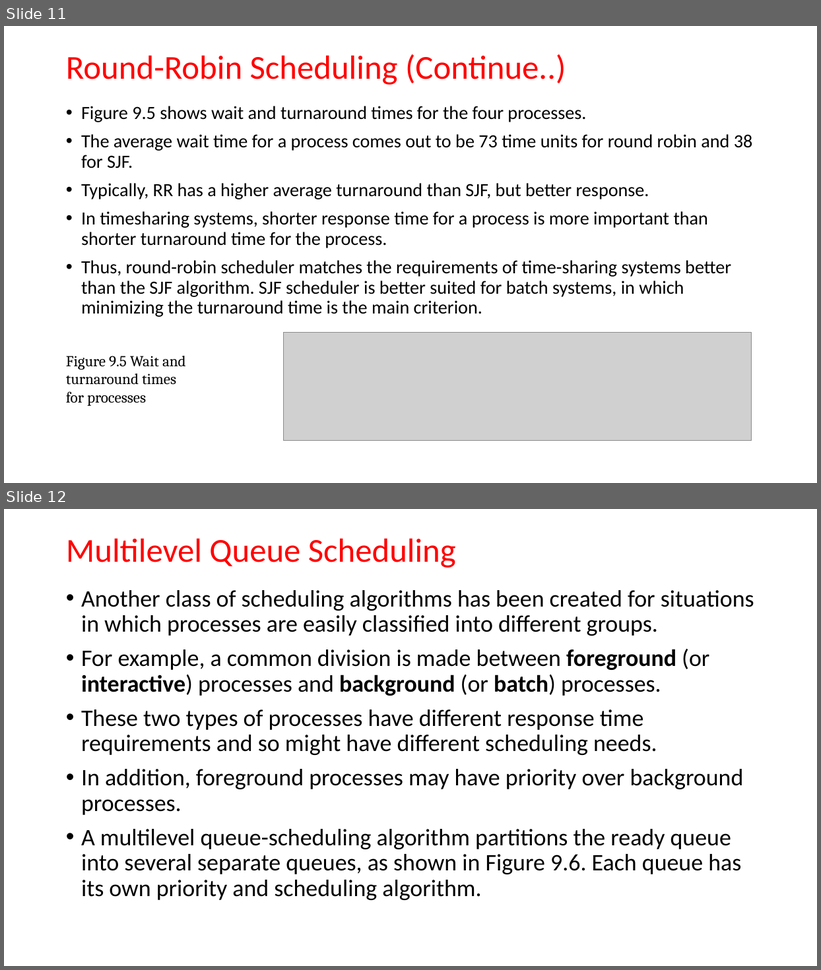
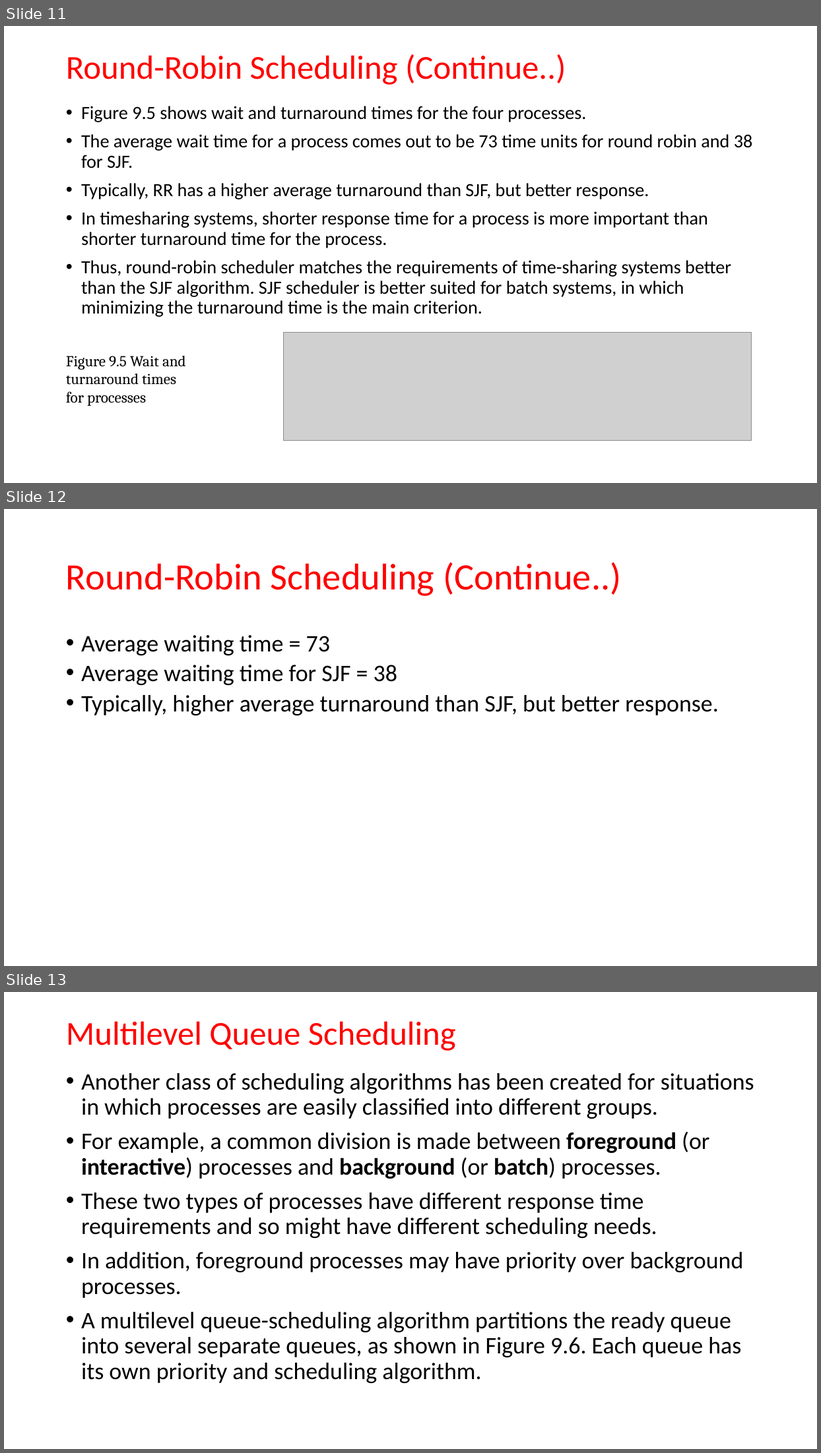
Before and after one commit to bamboat3/os, a slide deck: Lecture-9.pptx. Shown one above the other, each under a label of ours: slides 11 and 12 before the commit, slides 11, 12 and 13 after it. The pictures are 821x970 and 821x1453 pixels, drawn with LibreOffice and Linux fonts; fonts in the diff are those of the drawing; grey boxes stand for pictures. Boxes give left, top, right and bottom in pixels: in the first picture for what was removed or moved away, otherwise in the second. Text is boxed around its words. In the diff, an @@ line names an element or a change of style, - is before the commit and + after.

```diff
--- a/Lecture-9.pptx
+++ b/Lecture-9.pptx
@@ slide 12 added at (4, 509, 817, 966), background #FFFFFF @@
@@ title added at (66, 562, 621, 596), 44 pt, text #FF0000 @@
+Round-Robin Scheduling (Continue..)
@@ text added at (81, 635, 718, 716), 28 pt, text #000000 @@
+• Average waiting time = 73
+• Average waiting time for SJF = 38
+• Typically, higher average turnaround than SJF, but better response.
@@ what was slide 12 is now slide 13 @@
```
